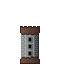
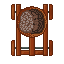
Layer changes from the first (64, 64) image to the second:
hid group "base améliorée" (1 layers) over [20, 26, 40, 64]
showed group "boulet instoppable" (2 layers) over [11, 4, 53, 56]
